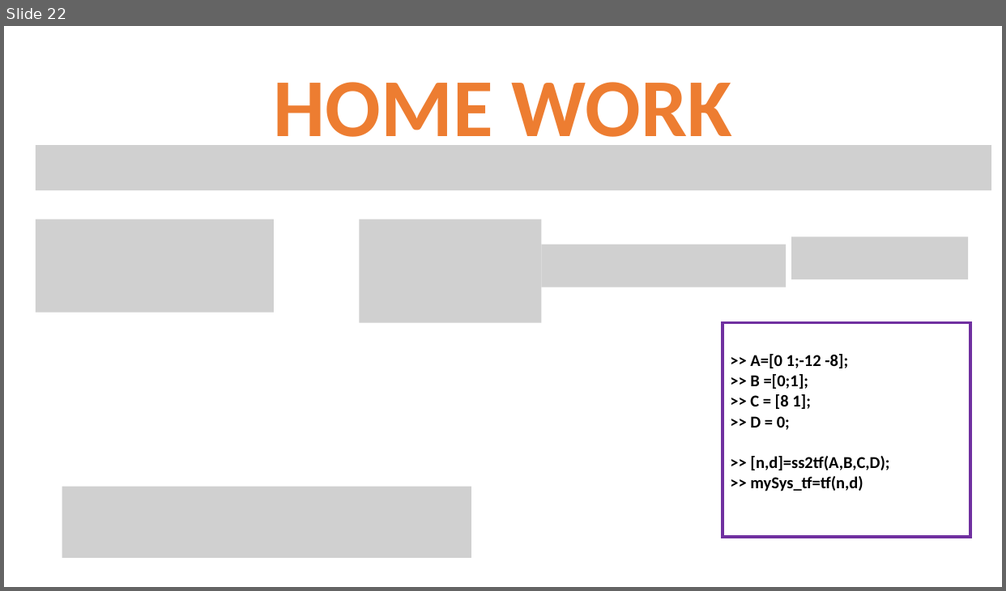
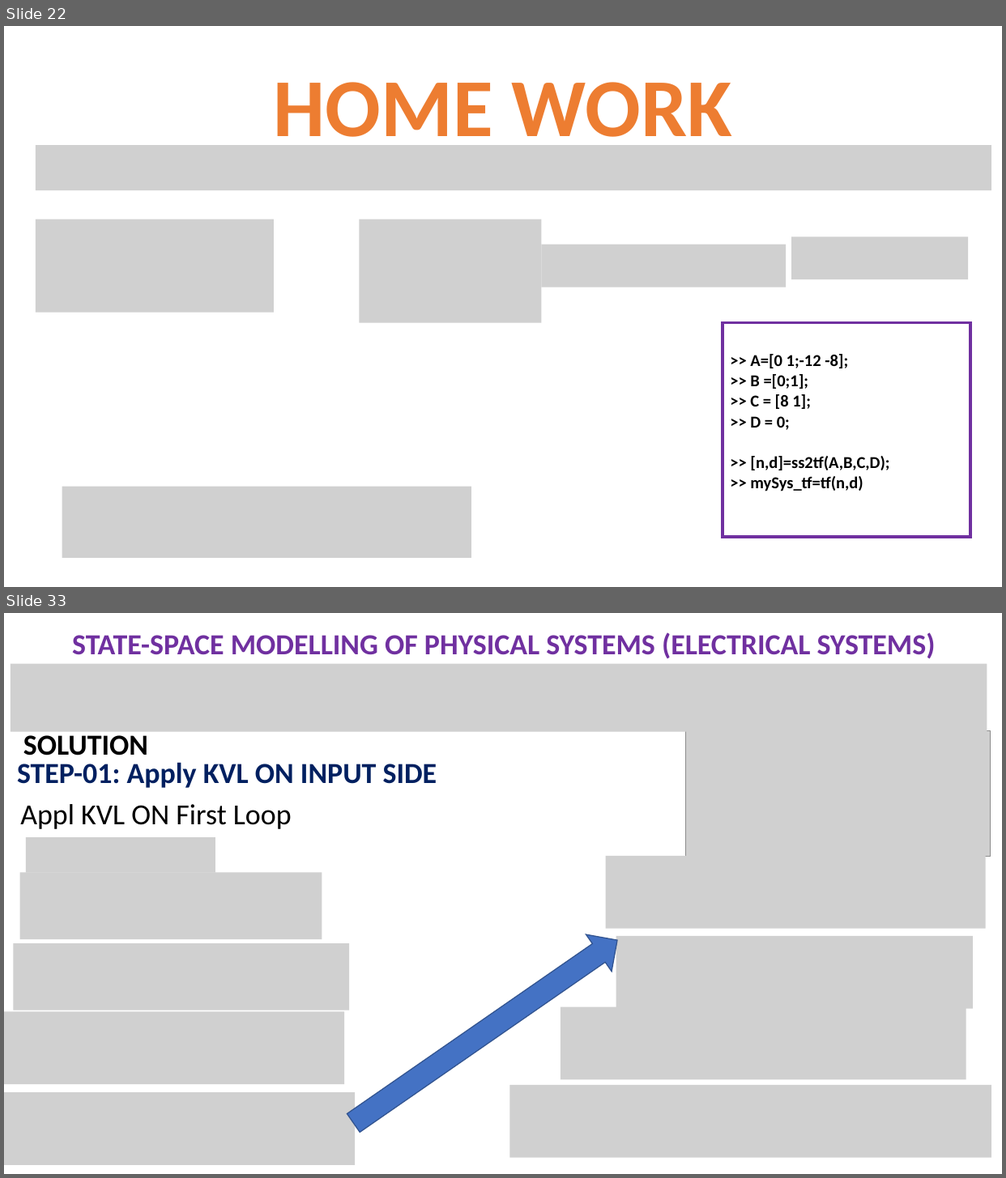
Before and after one commit to niazwazir/LINEAR_CONTROL_SYSTEM, a slide deck: STATE SPACE REPRESENTATION_PART_01.pptx. Shown one above the other, each under a label of ours: slide 22 before the commit, slides 22 and 33 after it; the slides between them are not shown. The pictures are 1006x591 and 1006x1178 pixels, drawn with LibreOffice and Linux fonts; fonts in the diff are those of the drawing; grey boxes stand for pictures. Boxes give left, top, right and bottom in pixels: in the first picture for what was removed or moved away, otherwise in the second. Text is boxed around its words. In the diff, an @@ line names an element or a change of style, - is before the commit and + after.

```diff
--- a/STATE SPACE REPRESENTATION_PART_01.pptx
+++ b/STATE SPACE REPRESENTATION_PART_01.pptx
@@ slide 33 added at (x1=4, y1=613, x2=1002, y2=1174), background #FFFFFF @@
@@ text added at (x1=72, y1=632, x2=936, y2=659), 28 pt, text #7030A0, bold @@
+STATE-SPACE MODELLING OF PHYSICAL SYSTEMS (ELECTRICAL SYSTEMS)
@@ picture added at (x1=10, y1=664, x2=987, y2=732) @@
@@ text added at (x1=23, y1=730, x2=148, y2=756), 28 pt, text #000000, bold @@
+SOLUTION
@@ picture added at (x1=685, y1=731, x2=990, y2=857) @@
@@ text added at (x1=17, y1=762, x2=437, y2=788), 28 pt, text #002060, bold @@
+STEP-01: Apply KVL ON INPUT SIDE
@@ text added at (x1=20, y1=804, x2=292, y2=829), 28 pt, text #000000 @@
+Appl KVL ON First Loop
@@ picture added at (x1=26, y1=837, x2=215, y2=873) @@
@@ picture added at (x1=19, y1=873, x2=322, y2=939) @@
@@ picture added at (x1=606, y1=856, x2=987, y2=929) @@
@@ down arrow added at (x1=341, y1=922, x2=630, y2=1142), fill #4472C4, outline #325491 1 pt @@
@@ picture added at (x1=13, y1=944, x2=349, y2=1011) @@
@@ picture added at (x1=616, y1=936, x2=973, y2=1009) @@
@@ picture added at (x1=4, y1=1012, x2=345, y2=1084) @@
@@ picture added at (x1=560, y1=1007, x2=966, y2=1080) @@
@@ picture added at (x1=4, y1=1093, x2=355, y2=1165) @@
@@ picture added at (x1=510, y1=1085, x2=991, y2=1158) @@
```
Also in this commit, not shown: 14 other slides added.
